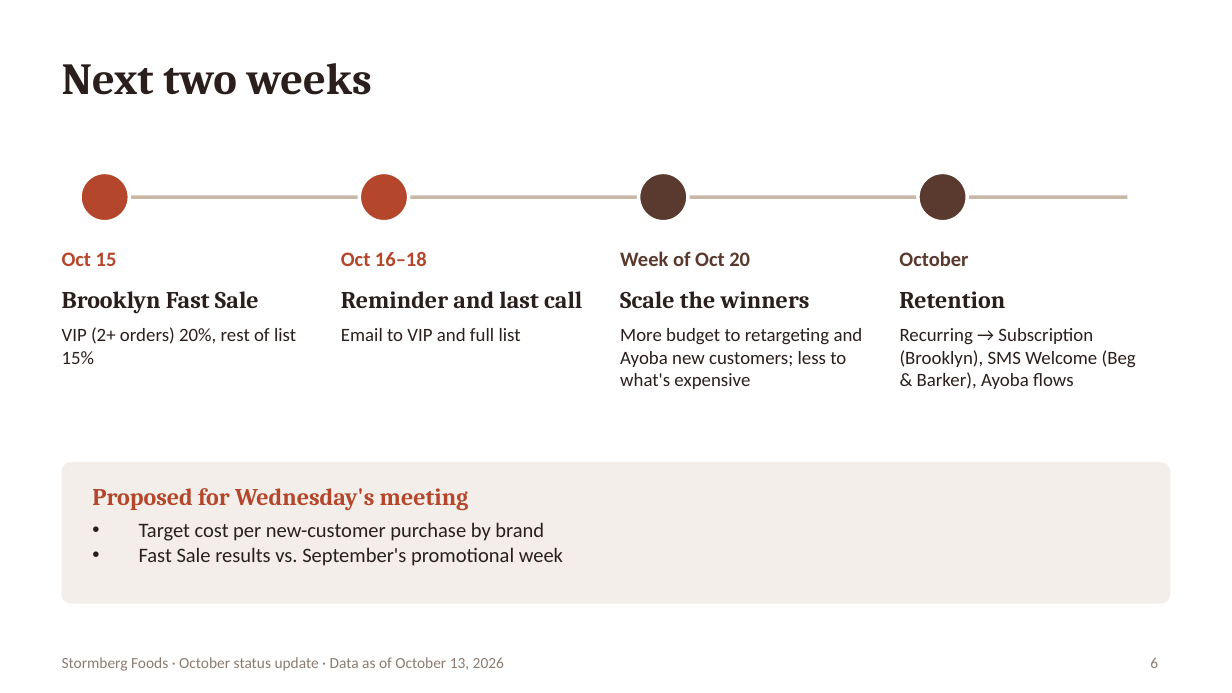
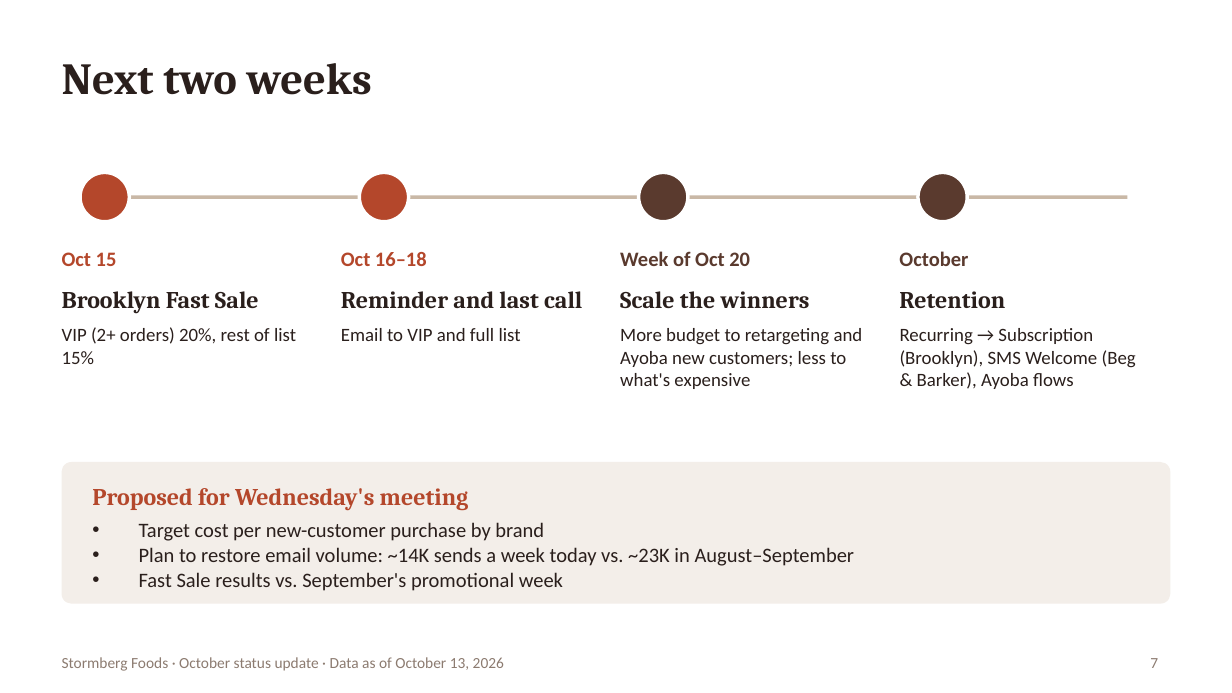
Before and after one commit to YamiCRebold/Stormberg2026, a slide deck: slide 7 of status_ceo/Stormberg_Status_CEO_Oct2026_EN.pptx (slide 6 before the commit). Drawn at 1232x693 pixels with LibreOffice and Linux fonts; fonts in the diff are those of the drawing. Boxes give left, top, right and bottom in pixels: in the first picture for what was removed or moved away, otherwise in the second. Text is boxed around its words. In the diff, an @@ line names an element or a change of style, - is before the commit and + after.

```diff
--- a/status_ceo/Stormberg_Status_CEO_Oct2026_EN.pptx
+++ b/status_ceo/Stormberg_Status_CEO_Oct2026_EN.pptx
@@ text at [139,547,855,566]: paragraph added @@
+• Plan to restore email volume: ~14K sends a week today vs. ~23K in August–September
@@ page number at [1150,658,1158,668]: text changed @@
-6
+7
```
Also in this commit, not shown: 3 other slides changed, 1 slide added, 1 other file.
